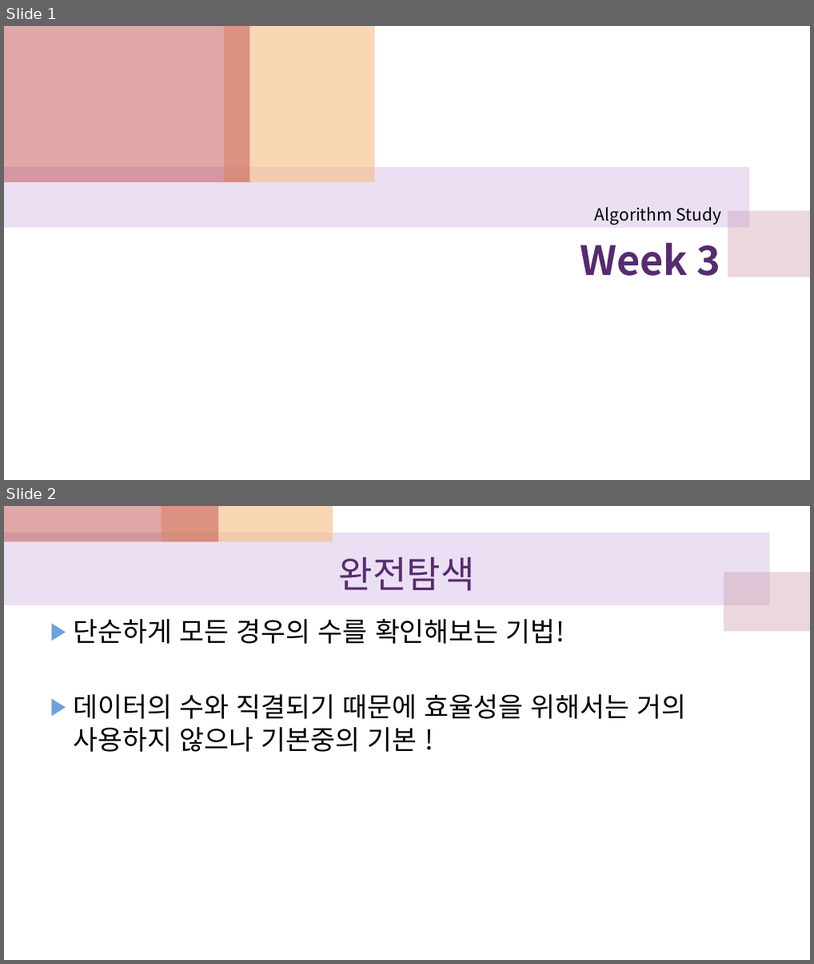
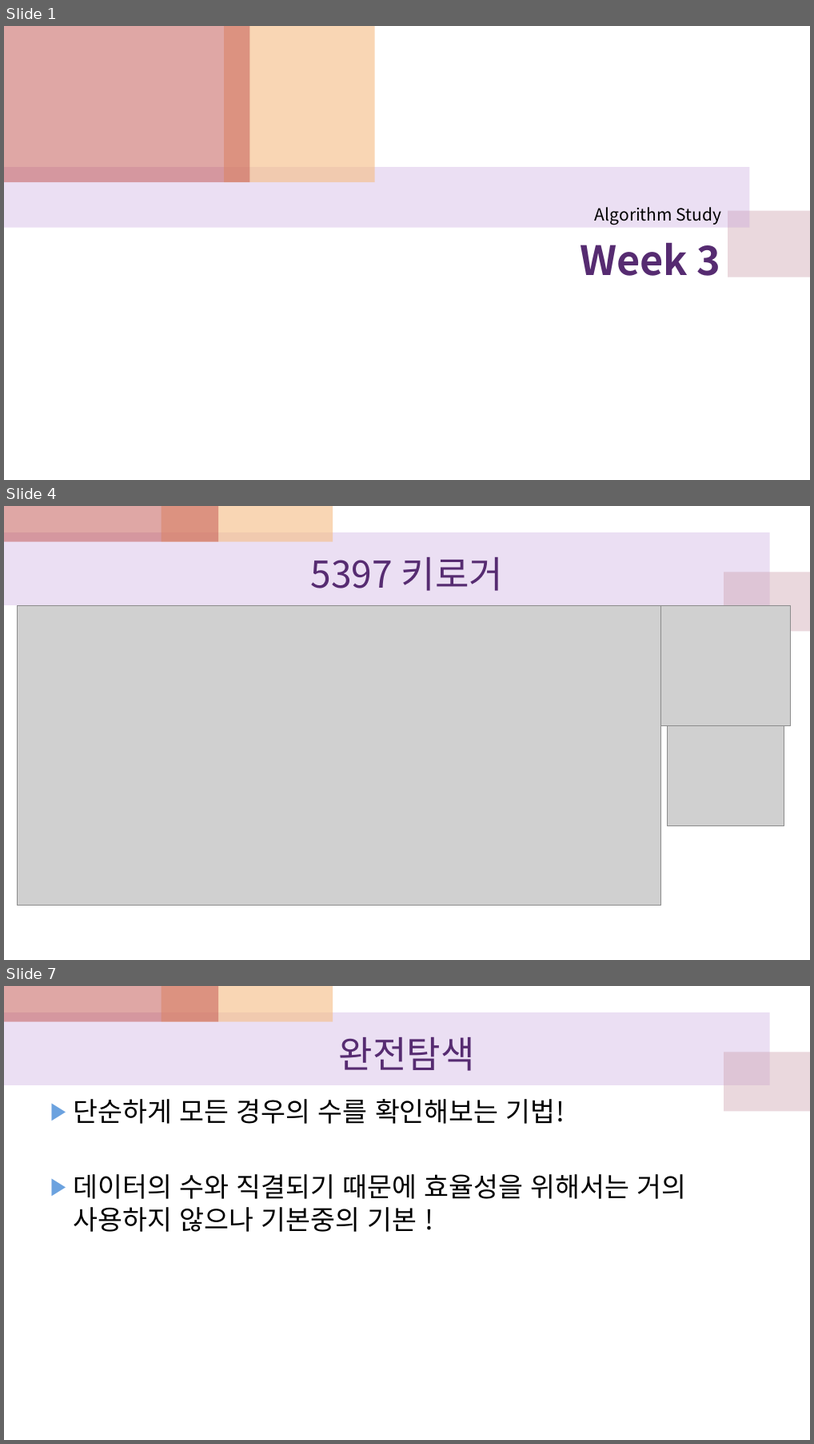
Before and after one commit to yujin1292/BreakingCodingTest, a slide deck: Week3/week 3.pptx. Shown one above the other, each under a label of ours: slides 1 and 2 before the commit, slides 1, 4 and 7 after it; the slides between them are not shown. The pictures are 814x964 and 814x1444 pixels, drawn with LibreOffice and Linux fonts; fonts in the diff are those of the drawing; grey boxes stand for pictures. Boxes give left, top, right and bottom in pixels: in the first picture for what was removed or moved away, otherwise in the second. Text is boxed around its words. In the diff, an @@ line names an element or a change of style, - is before the commit and + after.

```diff
--- a/Week3/week 3.pptx
+++ b/Week3/week 3.pptx
@@ slide 4 added at [4, 506, 810, 960], background #FFFFFF; not listed: 4 template elements that a slide beside it also shows @@
@@ title added at [311, 557, 503, 591], 44 pt, text #562B71 @@
+5397 키로거
@@ picture added at [18, 605, 661, 904] @@
@@ picture added at [662, 605, 792, 725] @@
@@ picture added at [668, 725, 785, 826] @@
@@ what was slide 2 is now slide 7 @@
```
Also in this commit, not shown: 4 other slides added.
